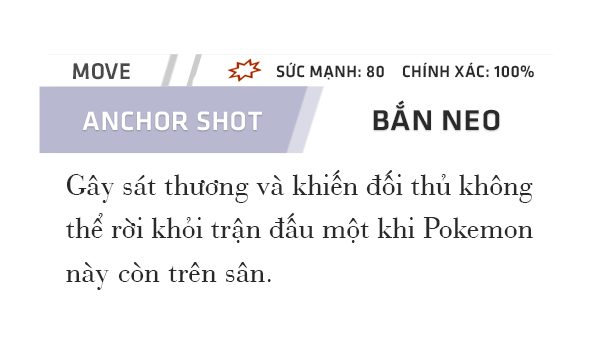
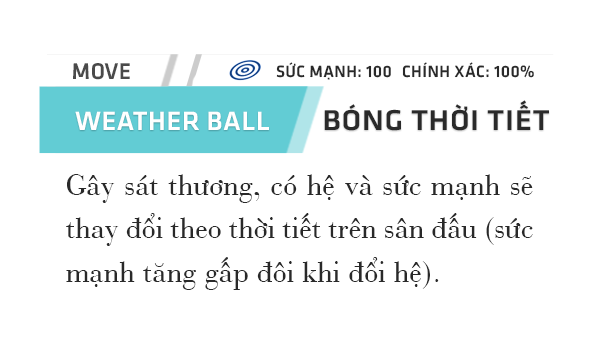
Layers edited between the first and the second (600, 360) image:
renamed "SỨC MẠNH: 80" to "SỨC MẠNH: 100", painted on it over [366, 65, 391, 78]
hid "physical" over [227, 58, 262, 82]
showed "special" over [227, 58, 262, 82]
renamed "Gây sát thương và khiến đối thủ không thể rời khỏi trận đấu một" to "Gây sát thương, có hệ và sức mạnh sẽ thay đổi theo thời tiết tr", painted on it over [71, 170, 533, 290]
renamed "BẮN NEO" to "BÓNG THỜI TIẾT", painted on it over [324, 100, 549, 131]
renamed "ANCHOR SHOT" to "WEATHER BALL", painted on it over [75, 111, 269, 131]
